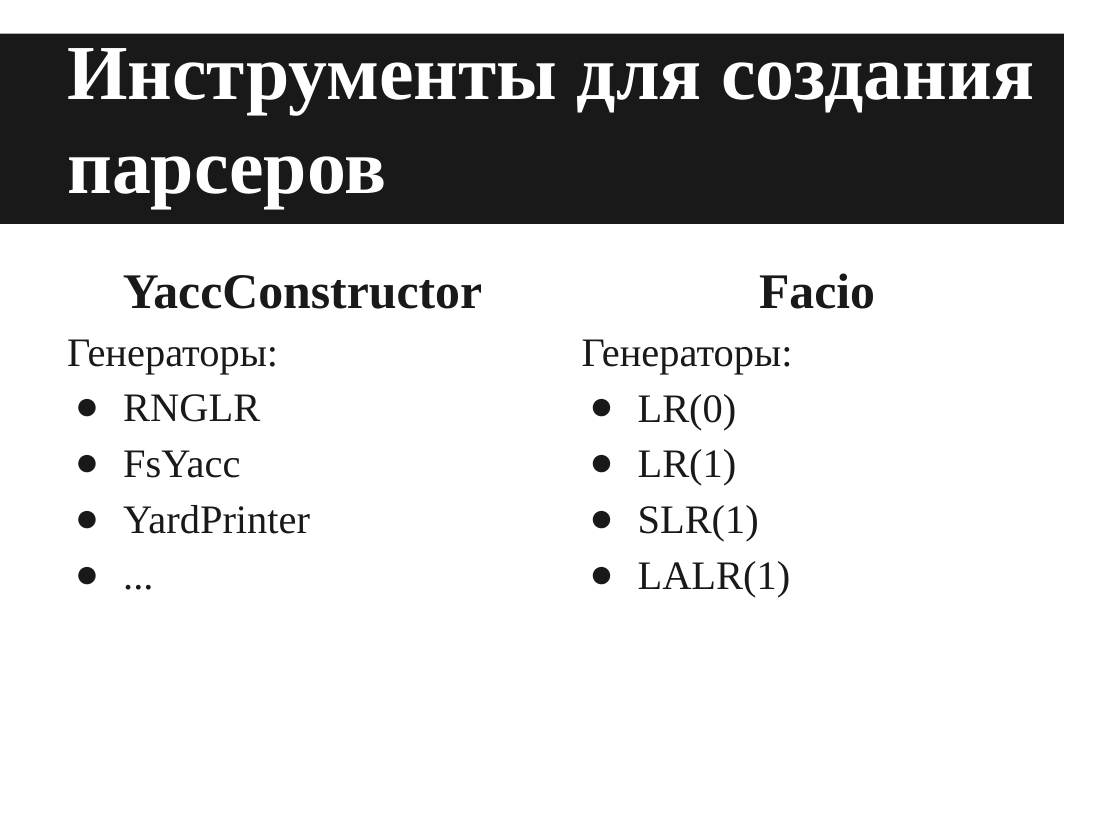
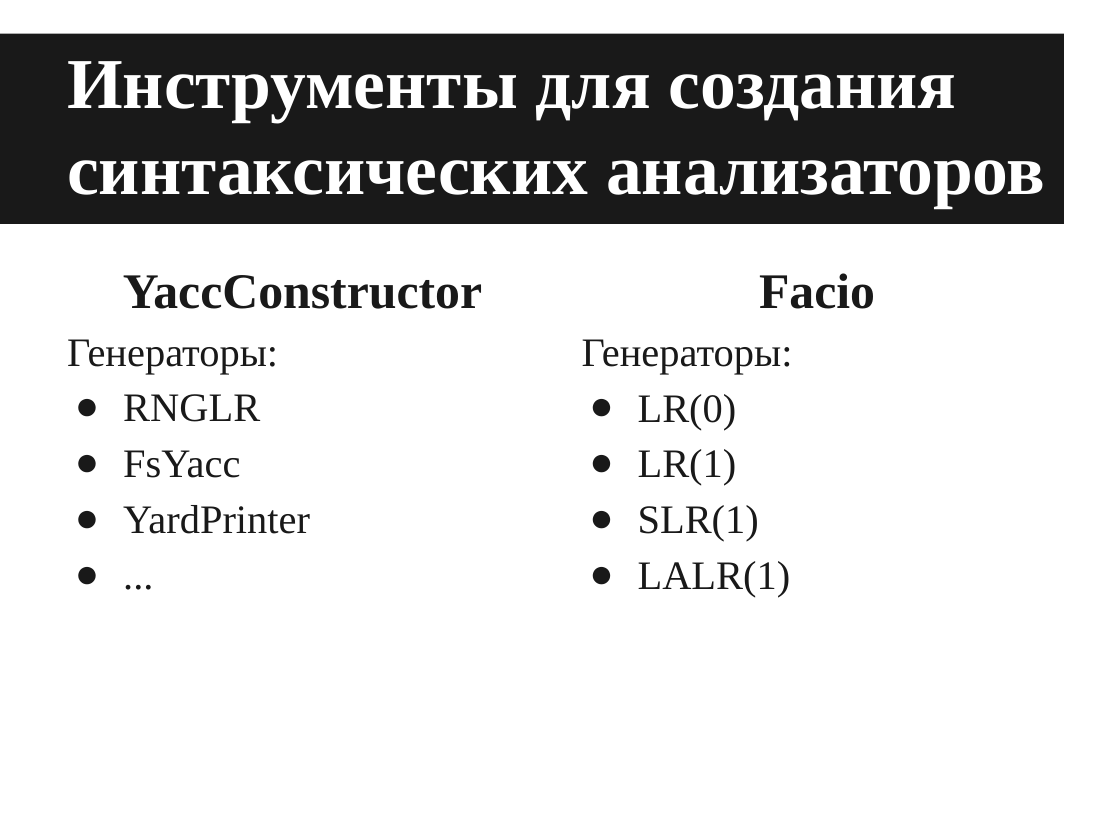
Before and after one commit to YaccConstructor/articles, a slide deck: slide 4 of 2015/diploma/MavchunEkaterina/Mavchun_Ekaterina_presentation.pptx. Drawn at 1120x840 pixels with LibreOffice and Linux fonts; fonts in the diff are those of the drawing. Boxes give left, top, right and bottom in pixels: in the first picture for what was removed or moved away, otherwise in the second. Text is boxed around its words. In the diff, an @@ line names an element or a change of style, - is before the commit and + after.

```diff
--- a/2015/diploma/MavchunEkaterina/Mavchun_Ekaterina_presentation.pptx
+++ b/2015/diploma/MavchunEkaterina/Mavchun_Ekaterina_presentation.pptx
@@ title at [67,61,1046,208]: text changed; size 50 to 46 pt @@
-Инструменты для создания парсеров
+Инструменты для создания синтаксических анализаторов
```
Also in this commit, not shown: 1 other slide changed, 1 other file.
